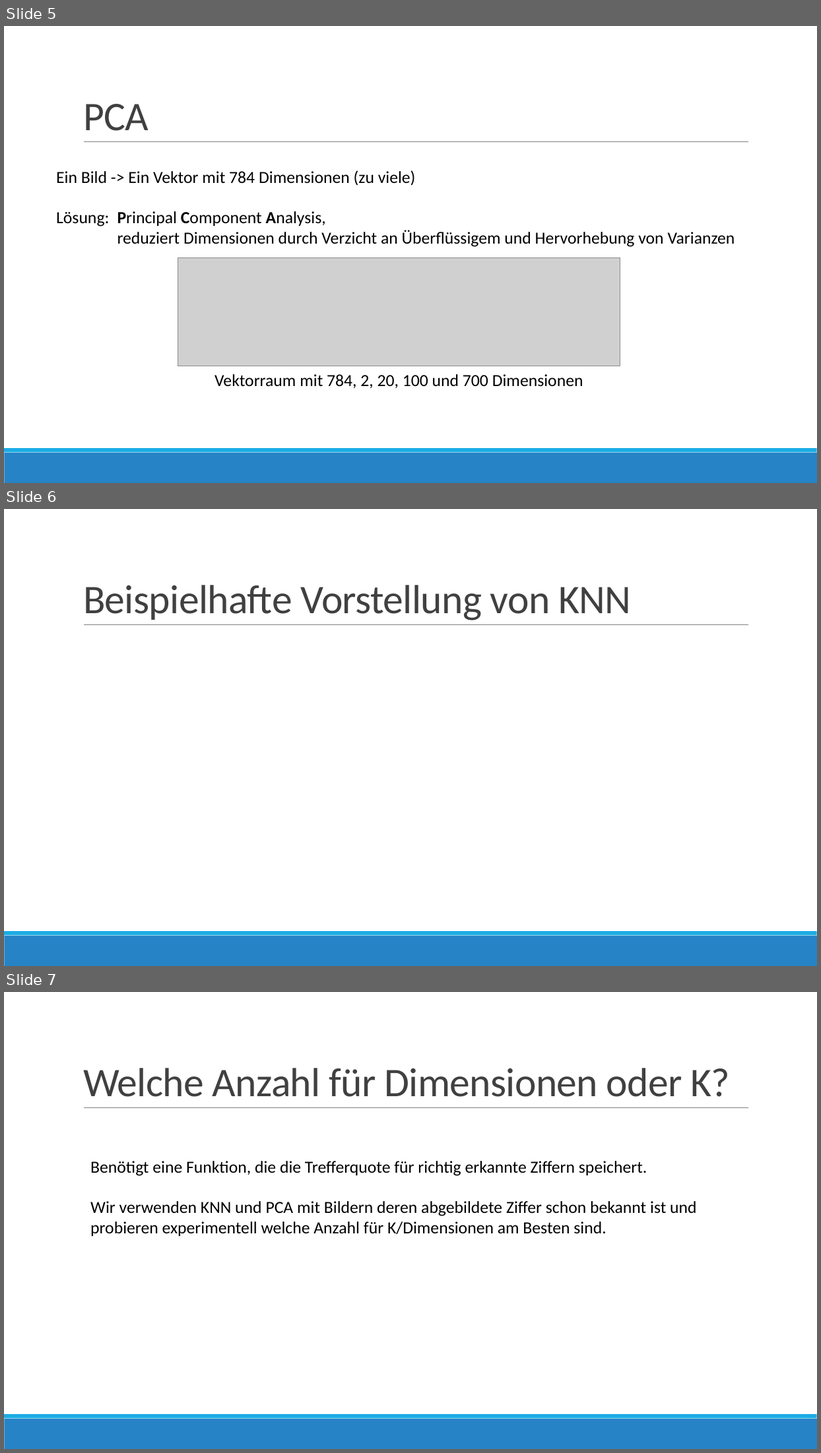
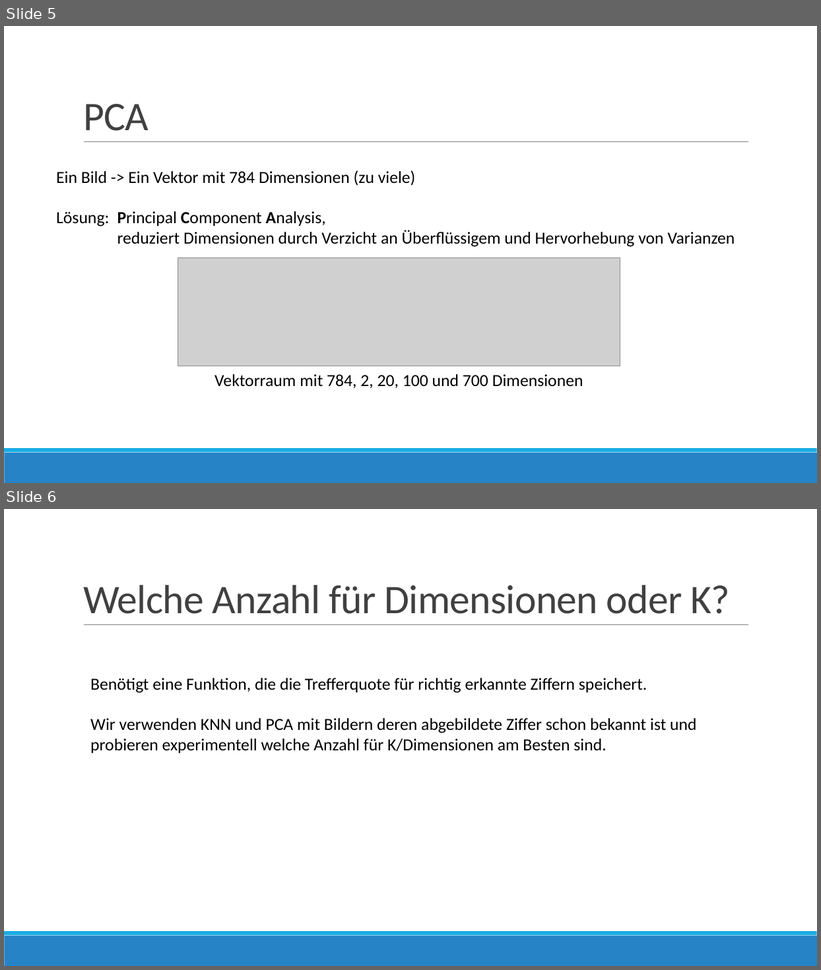
Before and after one commit to datascience-mobi/project-03-group-01, a slide deck: Vortrag1.pptx. Shown one above the other, each under a label of ours: slides 5, 6 and 7 before the commit, slides 5 and 6 after it. The pictures are 821x1453 and 821x970 pixels, drawn with LibreOffice and Linux fonts; fonts in the diff are those of the drawing; grey boxes stand for pictures. Boxes give left, top, right and bottom in pixels: in the first picture for what was removed or moved away, otherwise in the second. Text is boxed around its words. In the diff, an @@ line names an element or a change of style, - is before the commit and + after.

```diff
--- a/Vortrag1.pptx
+++ b/Vortrag1.pptx
@@ slide 6 removed at [4, 509, 817, 966], background #FFFFFF; not listed: 3 template elements that a slide beside it also shows @@
@@ title removed at [83, 585, 631, 621] @@
-Beispielhafte Vorstellung von KNN
@@ what was slide 7 is now slide 6 @@
```
Also in this commit, not shown: 4 slides changed.
